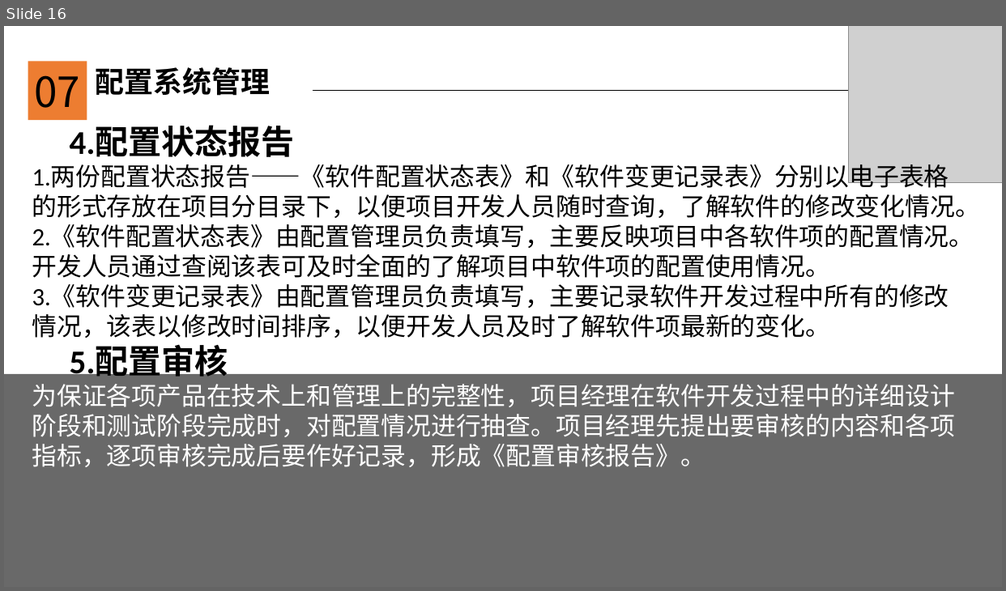
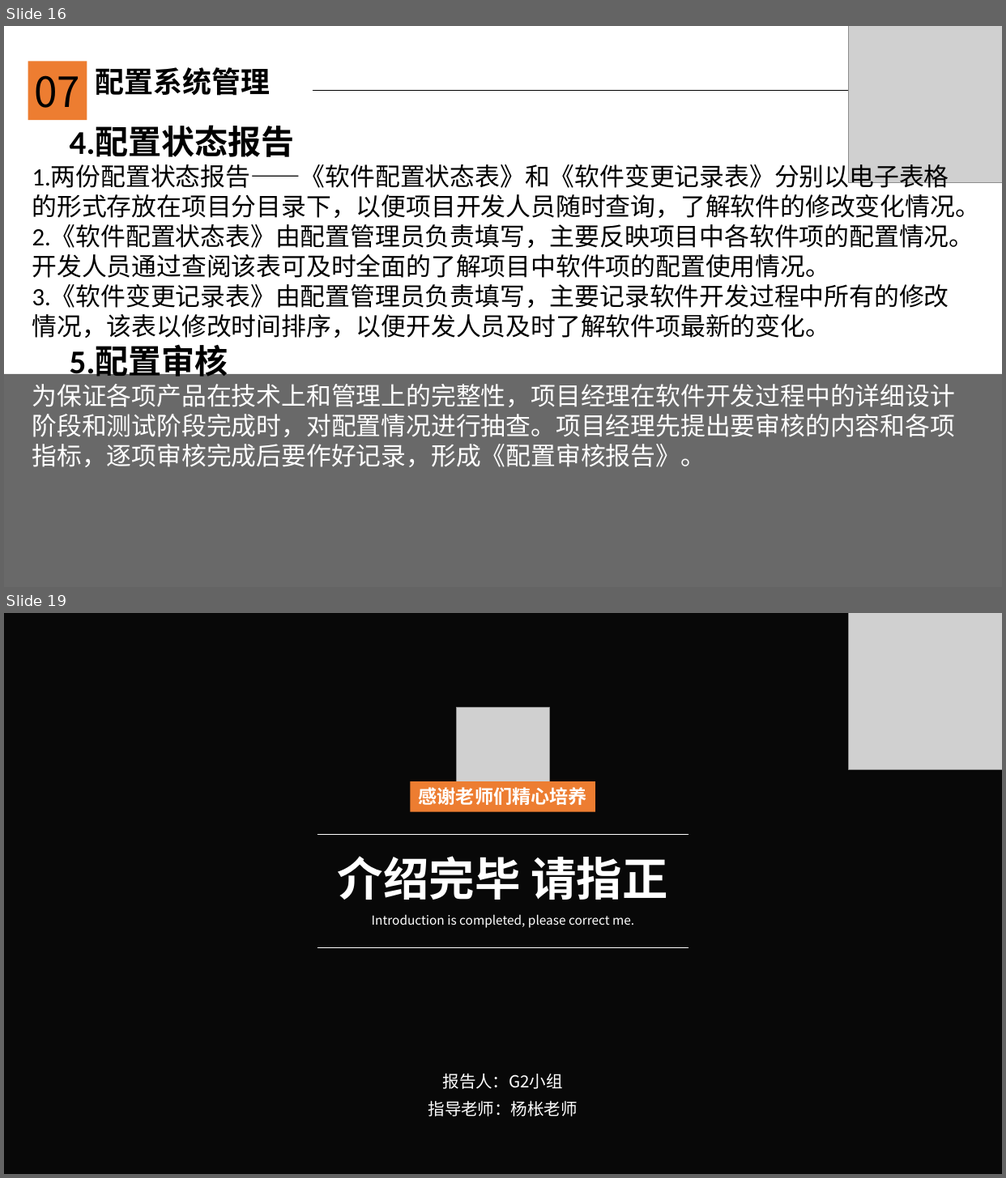
Before and after one commit to JanHonan/store, a slide deck: G2/软件工程系列课程教学辅助网站/非受控文档/陈金润/PRD-G2-需求工程计划ppt.pptx. Shown one above the other, each under a label of ours: slide 16 before the commit, slides 16 and 19 after it; the slides between them are not shown. The pictures are 1006x591 and 1006x1178 pixels, drawn with LibreOffice and Linux fonts; fonts in the diff are those of the drawing; grey boxes stand for pictures; background and template pictures are left out; a plain dark background stands for a picture behind light text. Boxes give left, top, right and bottom in pixels: in the first picture for what was removed or moved away, otherwise in the second. Text is boxed around its words. In the diff, an @@ line names an element or a change of style, - is before the commit and + after.

```diff
--- a/G2/软件工程系列课程教学辅助网站/非受控文档/陈金润/PRD-G2-需求工程计划ppt.pptx
+++ b/G2/软件工程系列课程教学辅助网站/非受控文档/陈金润/PRD-G2-需求工程计划ppt.pptx
@@ slide 19 added at bbox=[4, 613, 1002, 1174], background picture (left out) @@
@@ rectangle added at bbox=[4, 613, 1002, 1174], fill #000000 at 80% opacity @@
@@ picture added at bbox=[849, 613, 1002, 769] @@
@@ picture added at bbox=[456, 708, 549, 801] @@
@@ rectangle added at bbox=[411, 781, 595, 811], fill #ED7D31, 18 pt, text #FFFFFF, bold @@
+感谢老师们精心培养
@@ group added at bbox=[317, 835, 688, 948]: 2 texts, 2 lines @@
+介绍完毕 请指正
+Introduction is completed, please correct me.
@@ text added at bbox=[443, 1073, 563, 1089], 16 pt, text #FFFFFF @@
+报告人：G2小组
@@ text added at bbox=[428, 1101, 577, 1117], 16 pt, text #FFFFFF @@
+指导老师：杨枨老师
```
Also in this commit, not shown: 6 slides changed, 2 other slides added.
